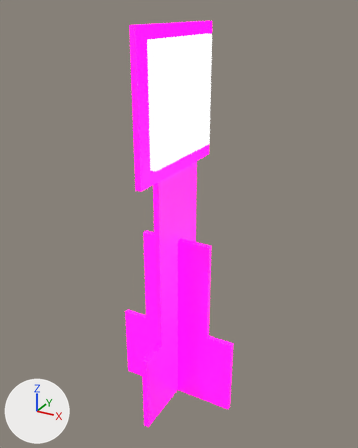
Before and after pictures for a commit that changed the COLLADA model models/pista_s/creepers/creeper_21/materials/textures/creeper.dae.
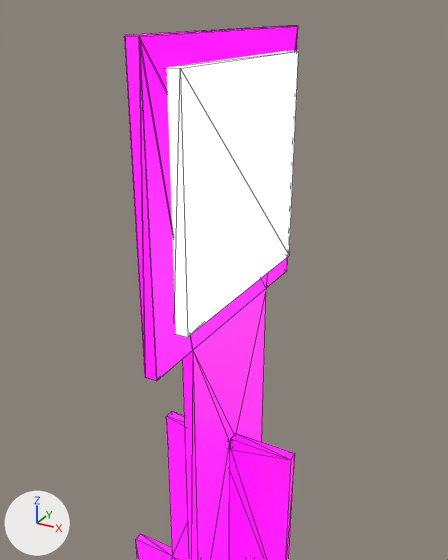
Each version appears first whole from a camera (50 mm lens) standing at (0.1049, -0.1882, 0.2402) and looking at (0.0001, 0.0023, 0.145), and next in a close-up from a camera (50 mm lens) standing at (0.0618, -0.1144, 0.2382) and looking at (0.0031, -0.0077, 0.1848). The lights are fixed; the arrows at lower left show +X, +Y and +Z. The close-ups show mesh edges as thin lines. Where no turn or scale is listed for an object, it has been applied to the vertices.

Objects in the first close-up: 'Creeper_-_Montagem_v3', 'MarkerData_001'.
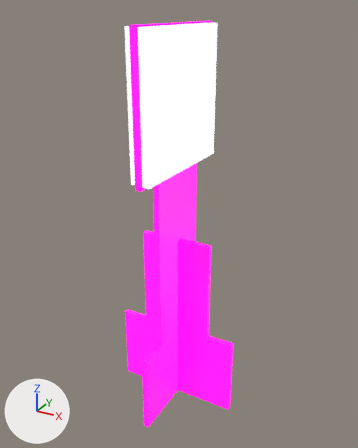
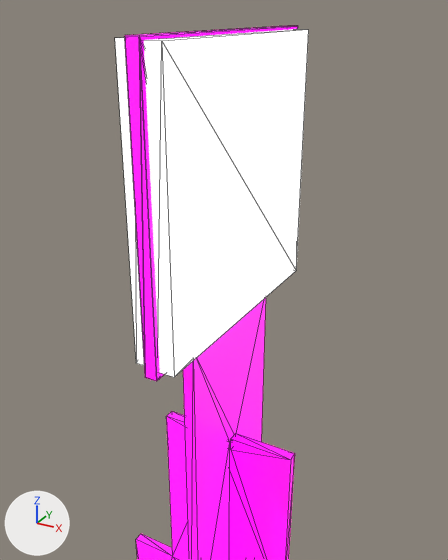
Commit message: tag do creeper em 6x6

What differs and where, as boxes [x1, y1, x2, y2] in the close-ups (448 x 560 px):
'MarkerData_001', moved, rescaled (26% wider, 22% taller)
    before: [167, 51, 298, 337]
    after: [144, 29, 309, 377]
'MarkerData', rescaled (not visible before)
    after: [115, 37, 144, 365]

Edits to the bpy script that builds the scene:
```text
Change ob_markerdata:
    ob_markerdata.scale: (0.05, 0.05, 0.05) -> (0.06, 0.06, 0.06)
Change ob_markerdata_001:
    ob_markerdata_001.location: (0.0008, 0.0008, 0.204) -> (0.0008, -0.0002, 0.2035)
    ob_markerdata_001.scale: (0.05, 0.05, 0.05) -> (0.06, 0.06, 0.06)
```
